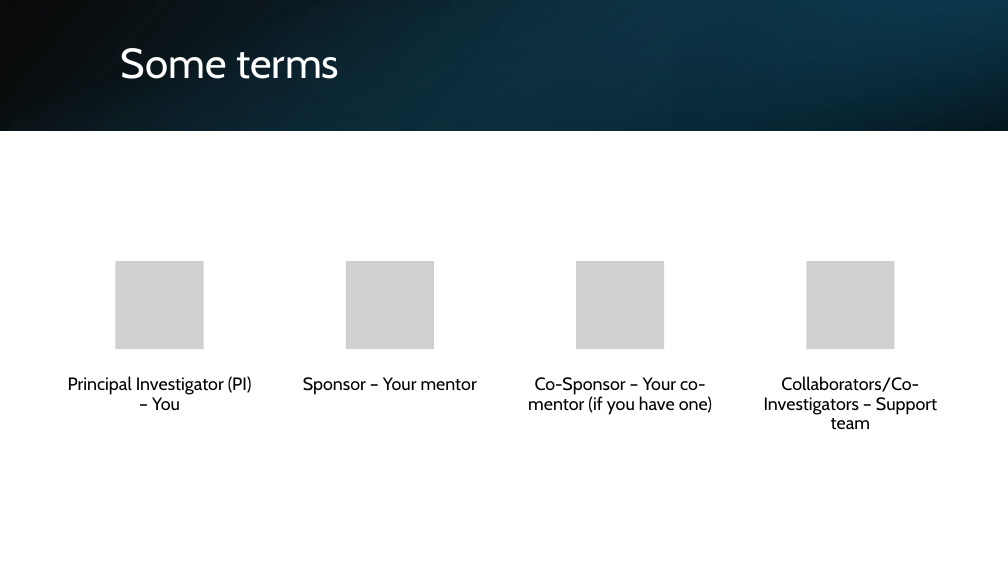
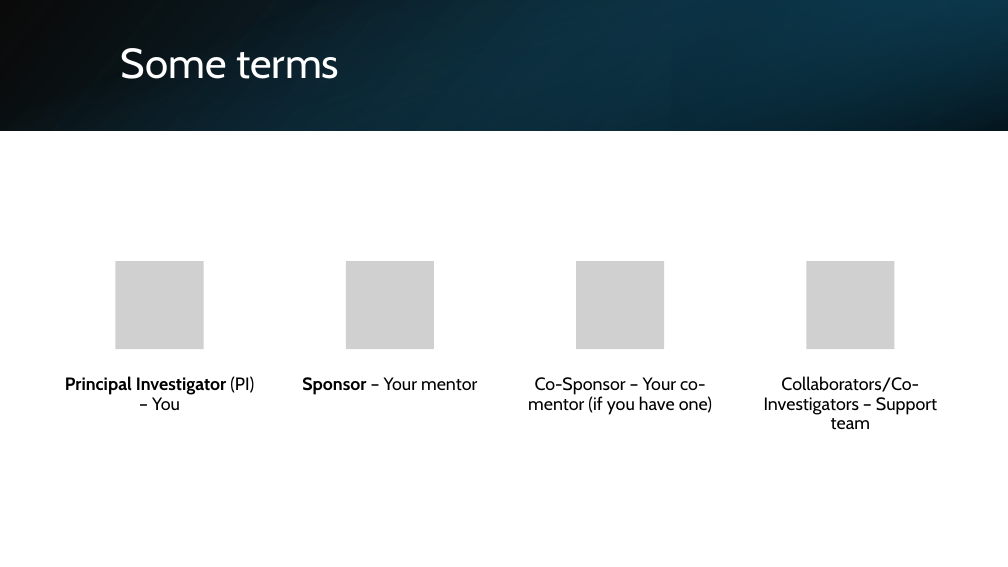
Before and after one commit to BridgesLab/FellowshipWorkshopDocuments, a slide deck: slide 6 of Documents/Slides/Orientation.pptx. Drawn at 1008x567 pixels with LibreOffice and Linux fonts; fonts in the diff are those of the drawing; grey boxes stand for pictures. Boxes give left, top, right and bottom in pixels: in the first picture for what was removed or moved away, otherwise in the second. Text is boxed around its words. In the diff, an @@ line names an element or a change of style, - is before the commit and + after.

```diff
--- a/Documents/Slides/Orientation.pptx
+++ b/Documents/Slides/Orientation.pptx
@@ text "Principal Investigator (PI) – You" at [65, 376, 254, 410]: bold on in "Principal Investigator" @@
@@ text "Sponsor – Your mentor" at [302, 377, 477, 395]: bold on in "Sponsor" @@
```
Also in this commit, not shown: 4 other slides changed, 4 slides added, 1 slide removed.
